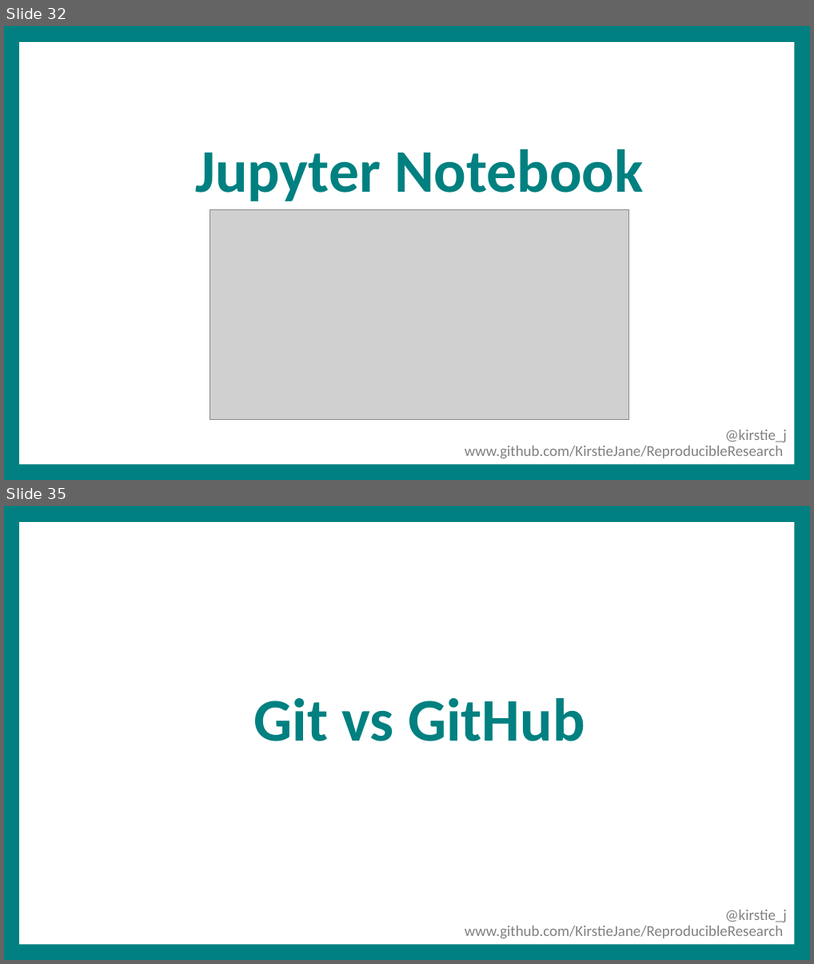
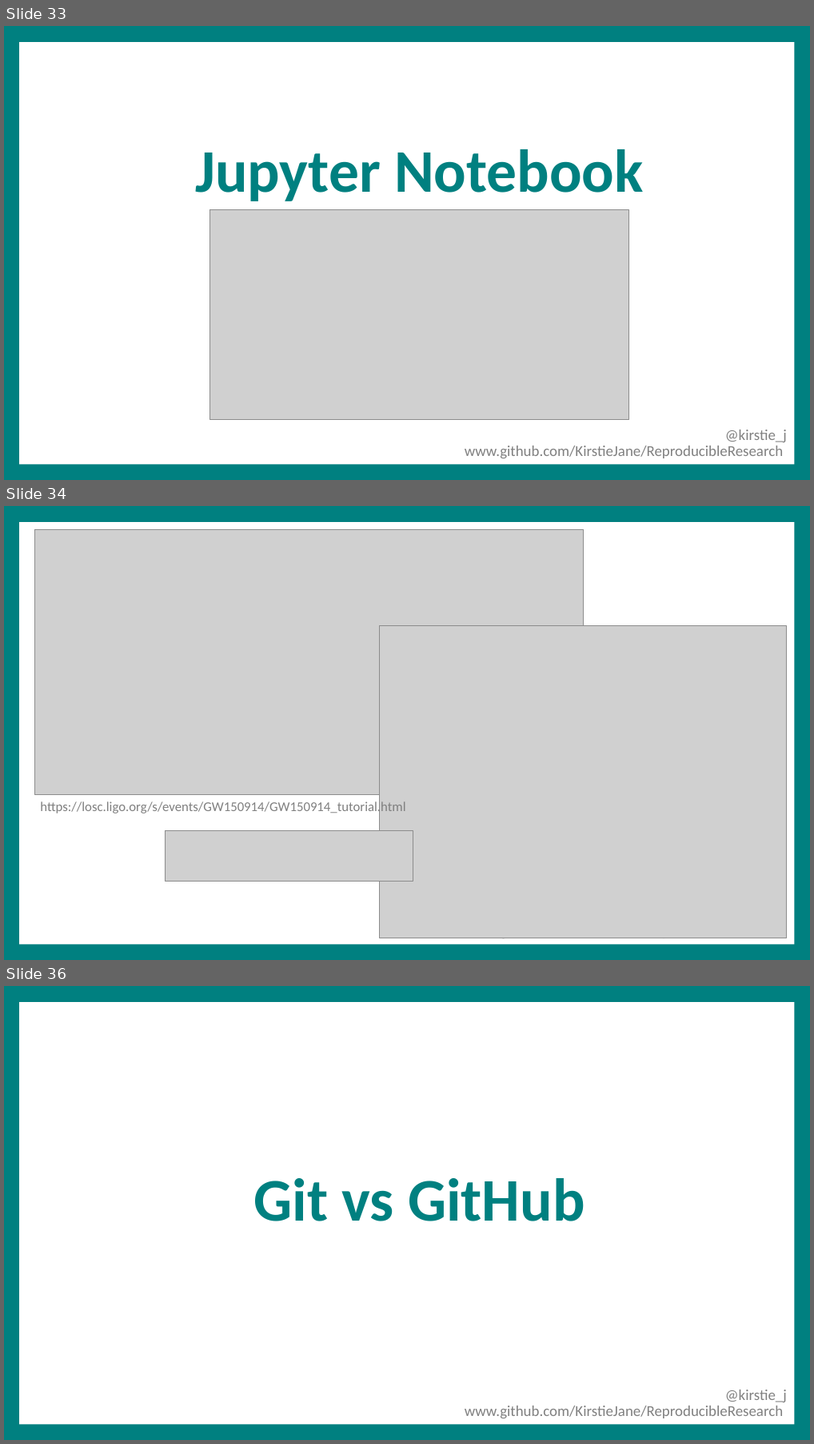
Before and after one commit to WhitakerLab/ReproducibleResearch, a slide deck: Whitaker_PdocMasterClass_April2016.pptx. Shown one above the other, each under a label of ours: slides 32 and 35 before the commit, slides 33, 34 and 36 after it; the slides between them are not shown. The pictures are 814x964 and 814x1444 pixels, drawn with LibreOffice and Linux fonts; fonts in the diff are those of the drawing; grey boxes stand for pictures; background and template pictures are left out. Boxes give left, top, right and bottom in pixels: in the first picture for what was removed or moved away, otherwise in the second. Text is boxed around its words. In the diff, an @@ line names an element or a change of style, - is before the commit and + after.

```diff
--- a/Whitaker_PdocMasterClass_April2016.pptx
+++ b/Whitaker_PdocMasterClass_April2016.pptx
@@ slide 34 added at [4, 506, 810, 960], background #008080; not listed: 2 template elements that a slide beside it also shows @@
@@ picture added at [34, 529, 583, 795] @@
@@ picture added at [380, 626, 787, 938] @@
@@ text added at [40, 800, 406, 814], 16 pt, text #808080 @@
+https://losc.ligo.org/s/events/GW150914/GW150914_tutorial.html
@@ picture added at [166, 830, 414, 881] @@
@@ what was slide 32 is now slide 33 @@
@@ what was slide 35 is now slide 36 @@
```
Also in this commit, not shown: 2 slides changed, 10 other slides added, 8 slides removed.
